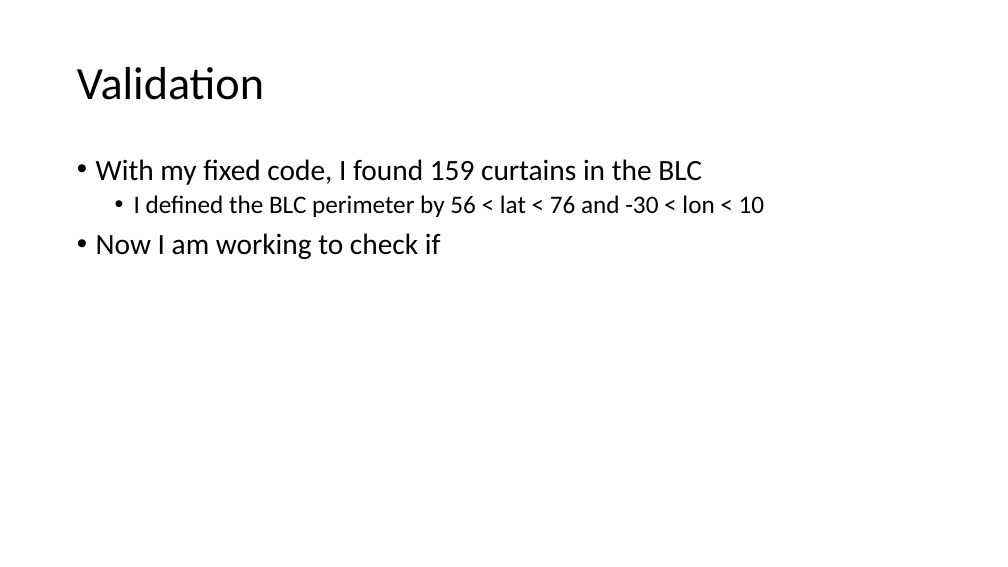
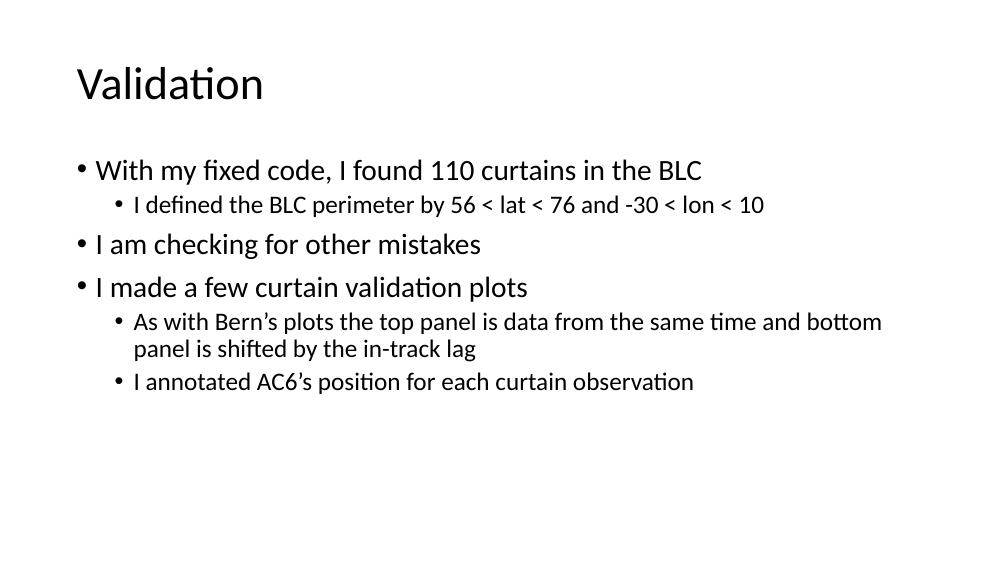
Before and after one commit to mshumko/ac6_curtains, a slide deck: slide 3 of reports/20191205_ac6_curtains_in_blc.pptx. Drawn at 1008x567 pixels with LibreOffice and Linux fonts; fonts in the diff are those of the drawing. Boxes give left, top, right and bottom in pixels: in the first picture for what was removed or moved away, otherwise in the second. Text is boxed around its words. In the diff, an @@ line names an element or a change of style, - is before the commit and + after.

```diff
--- a/reports/20191205_ac6_curtains_in_blc.pptx
+++ b/reports/20191205_ac6_curtains_in_blc.pptx
@@ text at [96, 159, 702, 185]: text changed @@
-• With my fixed code, I found 159 curtains in the BLC
+• With my fixed code, I found 110 curtains in the BLC
@@ text at [96, 233, 883, 394]: text changed; size 28 to 24 pt @@
-• Now I am working to check if
+• I am checking for other mistakes
+• I made a few curtain validation plots
+  • As with Bern’s plots the top panel is data from the same time and bottom panel is shifted by the in-track lag
+  • I annotated AC6’s position for each curtain observation
```
Also in this commit, not shown: 3 slides added.
